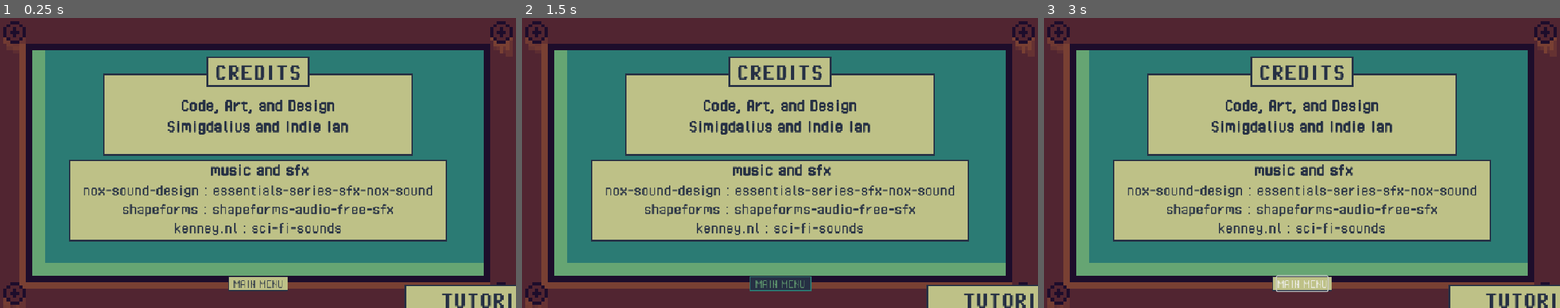
Above: before the commit, frames 1-3 (left to right).
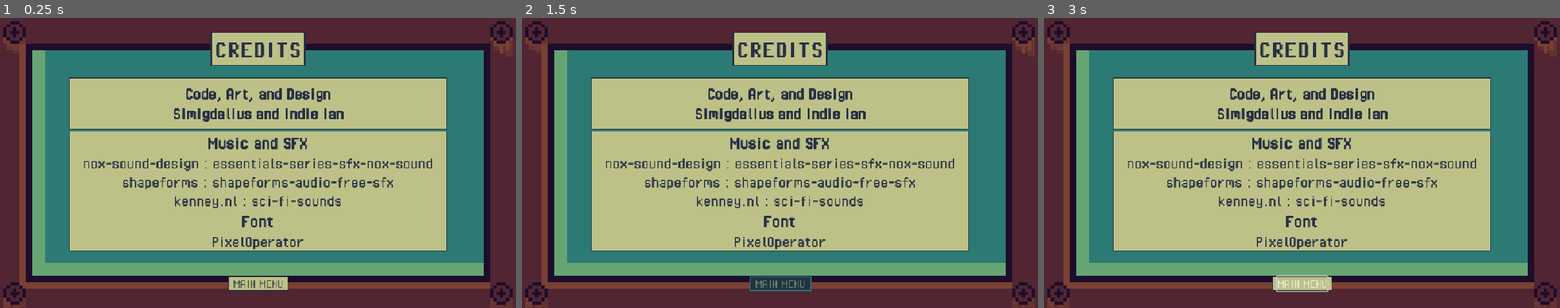
Above: after the commit, the same moments.

Repository: indie-ian/save-the-core
Game: Godot game, scene res://ui/menus/credits/credits.tscn
The game is run twice, just before and just after one commit, with the same random seed, the same clock (stepped at 60 frames per second) and the same inputs. This scene is started directly instead of the project's main scene.
Inputs (mouse positions are in pixels of both pictures, inside the frame that each line leads up to):
- Up to frame 1 (0.25 s): no input
- Up to frame 2 (1.5 s): tap Enter at 0.5 s; move the mouse to (893, 148) at 0.52 s; hold Up (ui_up) 0.53-1.25 s; hold P (p) 0.53-1.25 s; click (893, 148) at 0.67 s; click "MAIN MENU" at 1.25 s
- Up to frame 3 (3 s): move the mouse to (1198, 177) at 2.02 s; tap A (coolingbutton) at 2.1 s; tap P (p) at 2.3 s; move the mouse to (1353, 99) at 2.77 s; hold Up (ui_up) from 2.78 s (still down); hold P (p) from 2.78 s (still down)

The runs differ from the first frame. In frame 1, 21% of the frame differs, in the area x 13-100%, y 4-100%; in frame 2, 21%; in frame 3, 21%.
Error in both runs: Invalid access to property or key 'update_ui_tree' on a base object of type 'Nil'. (res://ui/menus/credits/credits.gd:6)

Commit message:
Added font to credits

Diff:
--- a/ui/menus/credits/credits.tscn
+++ b/ui/menus/credits/credits.tscn
@@ -7,28 +7,12 @@
 [sub_resource type="StyleBoxTexture" id="StyleBoxTexture_gj5rp"]
 texture = ExtResource("2_4dwoy")
 
-[sub_resource type="StyleBoxFlat" id="StyleBoxFlat_gj5rp"]
+[sub_resource type="StyleBoxFlat" id="StyleBoxFlat_ry8ac"]
 bg_color = Color(0.74509805, 0.75686276, 0.5294118, 1)
-border_width_left = 3
-border_width_top = 3
-border_width_right = 3
-border_width_bottom = 3
-border_color = Color(0.14901961, 0.1882353, 0.26666668, 1)
-
-[sub_resource type="StyleBoxFlat" id="StyleBoxFlat_4dwoy"]
-bg_color = Color(0.74509805, 0.75686276, 0.5294118, 1)
-border_width_left = 3
-border_width_top = 3
-border_width_right = 3
-border_width_bottom = 3
-border_color = Color(0.14901961, 0.1882353, 0.26666668, 1)
-
-[sub_resource type="StyleBoxFlat" id="StyleBoxFlat_r16d8"]
-bg_color = Color(0.74509805, 0.75686276, 0.5294118, 1)
-border_width_left = 3
-border_width_top = 3
-border_width_right = 3
-border_width_bottom = 3
+border_width_left = 2
+border_width_top = 2
+border_width_right = 2
+border_width_bottom = 2
 border_color = Color(0.14901961, 0.1882353, 0.26666668, 1)
 
 [node name="Credits" type="Control" unique_id=1138913588]
@@ -46,42 +30,36 @@
 offset_bottom = 540.0
 theme_override_styles/panel = SubResource("StyleBoxTexture_gj5rp")
 
-[node name="Panel3" type="Panel" parent="." unique_id=241218857]
-layout_mode = 0
-offset_left = 192.0
-offset_top = 104.0
-offset_right = 768.0
-offset_bottom = 256.0
-theme_override_styles/panel = SubResource("StyleBoxFlat_gj5rp")
+[node name="TitleMargin" type="MarginContainer" parent="." unique_id=105963841]
+layout_mode = 1
+anchors_preset = 5
+anchor_left = 0.5
+anchor_right = 0.5
+offset_left = -88.0
+offset_right = 88.0
+offset_bottom = 96.0
+grow_horizontal = 2
+theme_override_constants/margin_top = 20
 
-[node name="Label" type="Label" parent="Panel3" unique_id=2099526904]
-layout_mode = 0
-offset_top = 40.0
-offset_right = 576.0
-offset_bottom = 152.0
-theme = ExtResource("1_qjml7")
-theme_type_variation = &"SmallTextLabel"
-theme_override_colors/font_outline_color = Color(0.14901961, 0.1882353, 0.26666668, 1)
-theme_override_constants/line_spacing = 3
-theme_override_constants/outline_size = 4
-theme_override_font_sizes/font_size = 35
-text = "Code, Art, and Design
-Simigdalius and Indie Ian
-"
-horizontal_alignment = 1
+[node name="TitlePanel" type="Panel" parent="TitleMargin" unique_id=146289204]
+custom_minimum_size = Vector2(0, 64)
+layout_mode = 2
+size_flags_vertical = 4
+theme_override_styles/panel = SubResource("StyleBoxFlat_ry8ac")
 
-[node name="Panel2" type="Panel" parent="." unique_id=146289204]
-layout_mode = 0
-offset_left = 384.0
-offset_top = 72.0
-offset_right = 576.0
-offset_bottom = 128.0
-theme_override_styles/panel = SubResource("StyleBoxFlat_4dwoy")
-
-[node name="TitleLabel" type="Label" parent="Panel2" unique_id=929572519]
-layout_mode = 0
-offset_right = 192.0
-offset_bottom = 56.0
+[node name="TitleLabel" type="Label" parent="TitleMargin/TitlePanel" unique_id=929572519]
+layout_mode = 1
+anchors_preset = 8
+anchor_left = 0.5
+anchor_top = 0.5
+anchor_right = 0.5
+anchor_bottom = 0.5
+offset_left = -81.0
+offset_top = -24.0
+offset_right = 81.0
+offset_bottom = 24.0
+grow_horizontal = 2
+grow_vertical = 2
 theme = ExtResource("1_qjml7")
 theme_type_variation = &"TitleTextLabel"
 text = "CREDITS"
@@ -108,37 +86,83 @@
 theme = ExtResource("1_qjml7")
 text = "MAIN MENU"
 
-[node name="Panel3" type="Panel" parent="ButtonMargin/MainButton" unique_id=214699760]
-layout_mode = 0
-offset_left = 320.0
-offset_top = 16.0
-offset_right = 640.0
-offset_bottom = 72.0
-theme_override_styles/panel = SubResource("StyleBoxFlat_r16d8")
+[node name="CreditsMargin" type="MarginContainer" parent="." unique_id=1779491957]
+layout_mode = 1
+anchors_preset = 5
+anchor_left = 0.5
+anchor_right = 0.5
+offset_left = -20.0
+offset_right = 20.0
+offset_bottom = 40.0
+grow_horizontal = 2
+theme_override_constants/margin_top = 111
 
-[node name="TitleLabel" type="Label" parent="ButtonMargin/MainButton/Panel3" unique_id=1994420940]
-layout_mode = 0
-offset_right = 320.0
-offset_bottom = 56.0
+[node name="CreditsVBox" type="VBoxContainer" parent="CreditsMargin" unique_id=1205234986]
+layout_mode = 2
+theme_override_constants/separation = 4
+
+[node name="DeveloperPanel" type="Panel" parent="CreditsMargin/CreditsVBox" unique_id=1186887757]
+custom_minimum_size = Vector2(704, 96)
+layout_mode = 2
 theme = ExtResource("1_qjml7")
-theme_type_variation = &"TitleTextLabel"
-text = "TUTORIAL"
+
+[node name="DeveloperLabel" type="Label" parent="CreditsMargin/CreditsVBox/DeveloperPanel" unique_id=2099526904]
+layout_mode = 1
+anchors_preset = 8
+anchor_left = 0.5
+anchor_top = 0.5
+anchor_right = 0.5
+anchor_bottom = 0.5
+offset_left = -158.5
+offset_top = -35.5
+offset_right = 158.5
+offset_bottom = 35.5
+grow_horizontal = 2
+grow_vertical = 2
+theme = ExtResource("1_qjml7")
+theme_type_variation = &"SmallTextLabel"
+theme_override_colors/font_outline_color = Color(0.14901961, 0.1882353, 0.26666668, 1)
+theme_override_constants/line_spacing = 3
+theme_override_constants/outline_size = 4
+theme_override_font_sizes/font_size = 33
+text = "Code, Art, and Design
+Simigdalius and Indie Ian"
 horizontal_alignment = 1
 vertical_alignment = 1
 
-[node name="Panel4" type="Panel" parent="." unique_id=1873735128]
-layout_mode = 0
-offset_left = 128.0
-offset_top = 264.0
-offset_right = 832.0
-offset_bottom = 416.0
-theme_override_styles/panel = SubResource("StyleBoxFlat_gj5rp")
+[node name="AssetPanel" type="Panel" parent="CreditsMargin/CreditsVBox" unique_id=1081964313]
+custom_minimum_size = Vector2(0, 224)
+layout_mode = 2
+theme = ExtResource("1_qjml7")
 
-[node name="Label2" type="Label" parent="Panel4" unique_id=1338455532]
-layout_mode = 0
-offset_top = 40.0
-offset_right = 704.0
-offset_bottom = 144.0
+[node name="AssetVBox" type="VBoxContainer" parent="CreditsMargin/CreditsVBox/AssetPanel" unique_id=644217915]
+layout_mode = 1
+anchors_preset = 8
+anchor_left = 0.5
+anchor_top = 0.5
+anchor_right = 0.5
+anchor_bottom = 0.5
+offset_left = -326.0
+offset_top = -109.0
+offset_right = 326.0
+offset_bottom = 109.0
+grow_horizontal = 2
+grow_vertical = 2
+alignment = 1
+
+[node name="MusicSFXLabel" type="Label" parent="CreditsMargin/CreditsVBox/AssetPanel/AssetVBox" unique_id=99309077]
+layout_mode = 2
+theme = ExtResource("1_qjml7")
+theme_type_variation = &"SmallTextLabel"
+theme_override_colors/font_outline_color = Color(0.14901961, 0.1882353, 0.26666668, 1)
+theme_override_constants/line_spacing = 3
+theme_override_constants/outline_size = 4
+theme_override_font_sizes/font_size = 35
+text = "Music and SFX"
+horizontal_alignment = 1
+
+[node name="MusicSFXAuthorLabel" type="Label" parent="CreditsMargin/CreditsVBox/AssetPanel/AssetVBox" unique_id=1338455532]
+layout_mode = 2
 theme = ExtResource("1_qjml7")
 theme_type_variation = &"SmallTextLabel"
 theme_override_colors/font_outline_color = Color(0.14901961, 0.1882353, 0.26666668, 1)
@@ -149,17 +173,23 @@
 kenney.nl : sci-fi-sounds"
 horizontal_alignment = 1
 
-[node name="Label" type="Label" parent="Panel4" unique_id=99309077]
-layout_mode = 0
-offset_left = 8.0
-offset_right = 704.0
-offset_bottom = 75.0
+[node name="FontLabel" type="Label" parent="CreditsMargin/CreditsVBox/AssetPanel/AssetVBox" unique_id=1022575376]
+layout_mode = 2
 theme = ExtResource("1_qjml7")
 theme_type_variation = &"SmallTextLabel"
 theme_override_colors/font_outline_color = Color(0.14901961, 0.1882353, 0.26666668, 1)
 theme_override_constants/line_spacing = 3
 theme_override_constants/outline_size = 4
 theme_override_font_sizes/font_size = 35
-text = "music and sfx
-"
+text = "Font"
 horizontal_alignment = 1
+
+[node name="FontAuthorLabel" type="Label" parent="CreditsMargin/CreditsVBox/AssetPanel/AssetVBox" unique_id=1671812904]
+layout_mode = 2
+theme = ExtResource("1_qjml7")
+theme_type_variation = &"SmallTextLabel"
+theme_override_colors/font_outline_color = Color(0.14901961, 0.1882353, 0.26666668, 1)
+theme_override_constants/outline_size = 2
+theme_override_font_sizes/font_size = 32
+text = "PixelOperator"
+horizontal_alignment = 1
